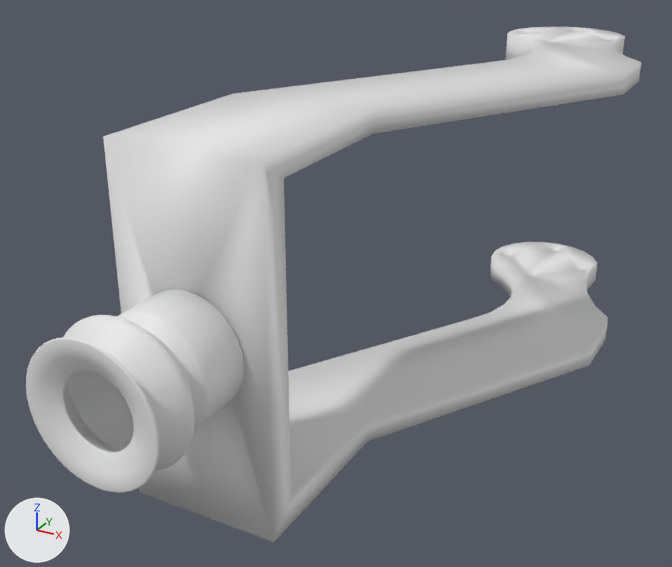
A saved change to the OBJ model mep3_simulation/webots_data/worlds/assets/meshes/RobotMemristor2/hand_S_mid.obj.
Before and after are seen from a camera (50 mm lens) standing at (0.1314, -0.2151, 0.0526) and looking at (0.0665, -0.0972, -0.0064). The axes (+X, +Y, +Z) are drawn at lower left. The lights are the same throughout. Where no turn or scale is listed for an object, it has been applied to the vertices.

Names of what the first picture shows: 'hand_S_mid'.
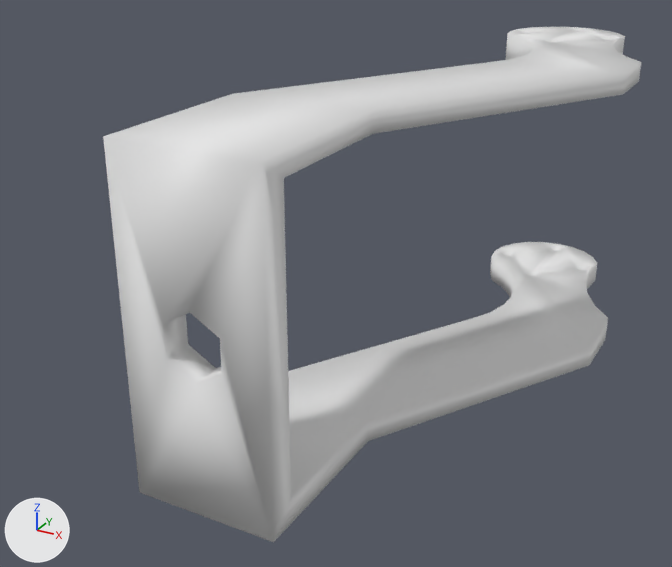
Location of each change, (x1, y1, x2, y2) in pixels of the pictures (672 x 567 px):
'hand_S_mid', reshaped (12% narrower): before (26, 27, 641, 542); after (103, 27, 641, 542)
part 1 of me_hand_s_mid, deleted: before (26, 289, 244, 493)

The edits, one by one:
me_hand_s_mid has 3232 vertices, 6496 faces and spans x 0.0559..0.101, y -0.1524..-0.0231, z -0.026..0.0245.
me_hand_s_mid is used by ob_hand_s_mid; location (0.0, 0.0, 0.0).
me_hand_s_mid part 1: the loose piece of 2896 vertices spanning x 0.057..0.0763, y -0.1524..-0.1344, z -0.0105..0.0087 is deleted.
